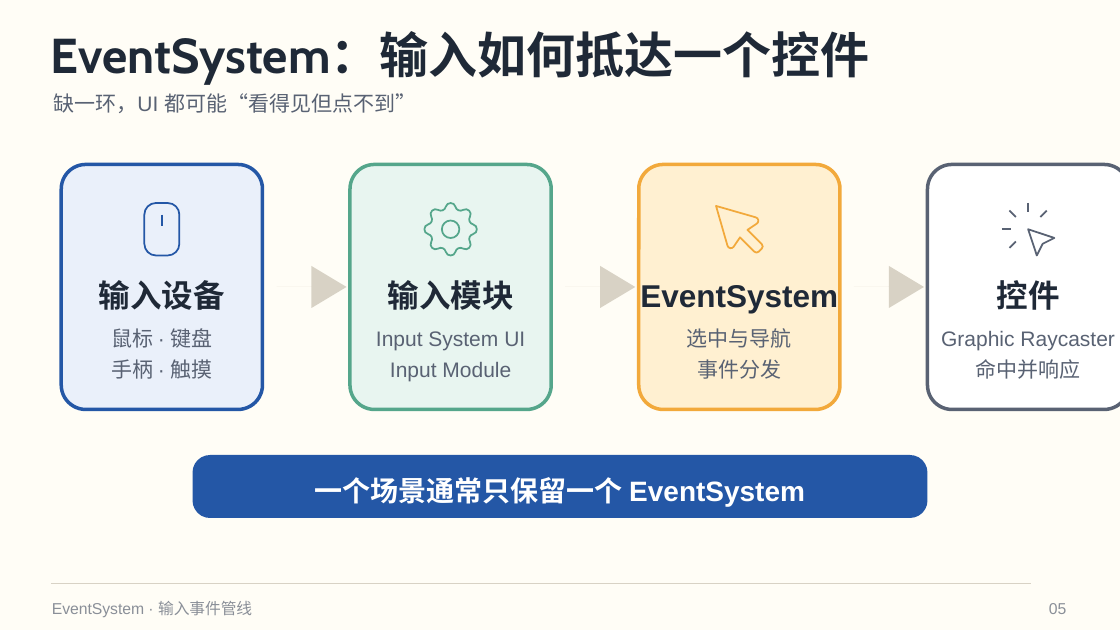
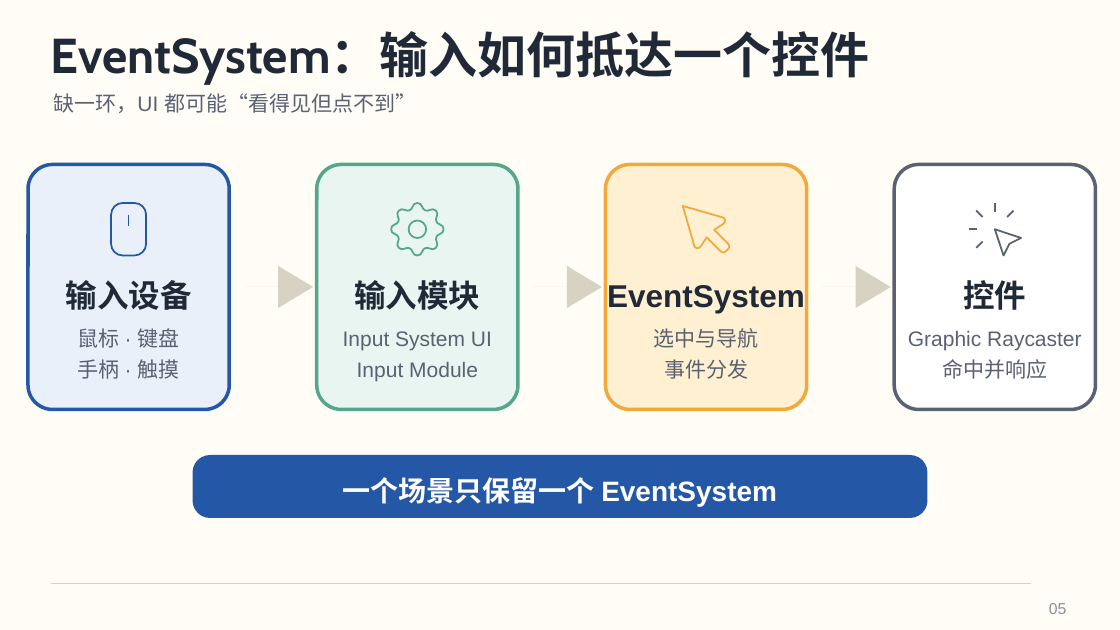
Before and after one commit to hakadao-max/Building, a slide deck: slide 5 of pdf/04_UnityUI基础_UGUI控件.pptx. Drawn at 1120x630 pixels with LibreOffice and Linux fonts; fonts in the diff are those of the drawing. Boxes give left, top, right and bottom in pixels: in the first picture for what was removed or moved away, otherwise in the second. Text is boxed around its words. In the diff, an @@ line names an element or a change of style, - is before the commit and + after.

```diff
--- a/pdf/04_UnityUI基础_UGUI控件.pptx
+++ b/pdf/04_UnityUI基础_UGUI控件.pptx
@@ 13 freeform shapes, 9 texts, 4 rounded rectangles: place and size @@
-13 freeform shapes, 9 texts, 4 rounded rectangles at bbox=[61, 165, 1120, 410]
+13 freeform shapes, 9 texts, 4 rounded rectangles at bbox=[28, 165, 1096, 410]
@@ 3 texts, 1 freeform shape: place and size @@
-3 texts, 1 freeform shape at bbox=[111, 266, 511, 382]
+3 texts, 1 freeform shape at bbox=[78, 266, 478, 382]
@@ text at bbox=[343, 477, 777, 506]: text changed @@
-一个场景通常只保留一个 EventSystem
+一个场景只保留一个 EventSystem
@@ text removed at bbox=[52, 601, 252, 617] @@
-EventSystem · 输入事件管线
```
Also in this commit, not shown: 11 other slides changed, 1 slide removed, 11 other files.
